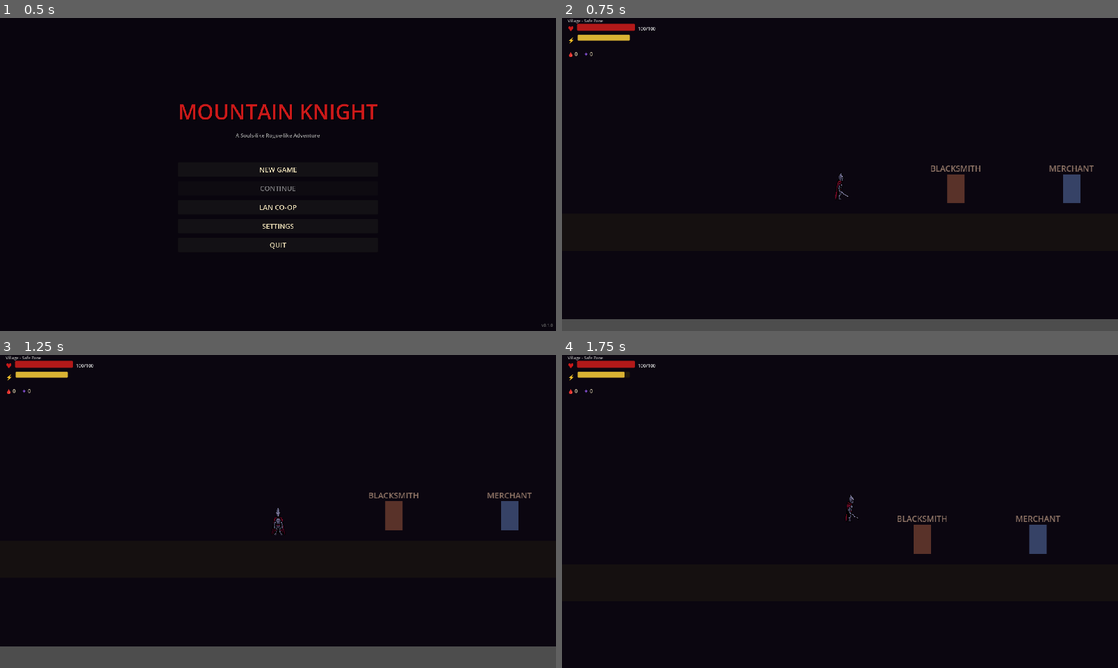
Above: before the commit, frames 1-4 (two rows, left to right).
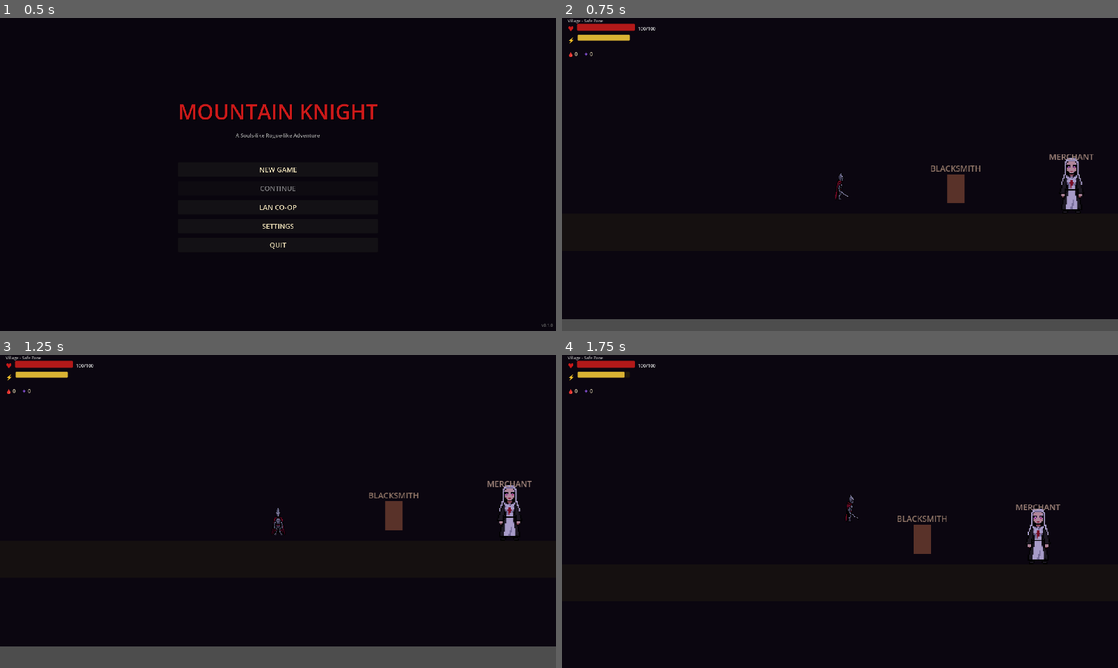
Above: after the commit, the same moments.

Repository: trieuvn/Moutain-knight
Game: Godot game, scene res://scenes/ui/main_menu.tscn
Two runs of this game, one before a commit and one after it. Both use one fixed random seed, a clock stepped at 60 frames per second and the inputs below.
Inputs (mouse positions are in pixels of both pictures, inside the frame that each line leads up to):
- Up to frame 1 (0.5 s): no input
- Up to frame 2 (0.75 s): click "NEW GAME" at 0.5 s
- Up to frame 3 (1.25 s): no input
- Up to frame 4 (1.75 s): move the mouse to (962, 495) at 1.27 s; hold D (move_right) from 1.28 s (still down); hold E (interact) from 1.28 s (still down); tap Space (jump) at 1.52 s

Frame 1 is identical in both runs. In frame 2, 0.6% of the frame differs, in the area x 87-96%, y 43-62%; in frame 3, 0.6%; in frame 4, 0.6%, in the area x 81-90%, y 47-66%.

Commit message:
feat: new import

Diff:
--- /dev/null
+++ b/scenes/npcs/merchant.tscn
@@ -0,0 +1,41 @@
+[gd_scene load_steps=3 format=3 uid="uid://npc_merchant_scene"]
+
+[ext_resource type="Script" path="res://scripts/npcs/base_npc.gd" id="1_script"]
+
+[sub_resource type="RectangleShape2D" id="interact_area"]
+size = Vector2(60, 80)
+
+[node name="Merchant" type="Area2D"]
+collision_layer = 6
+collision_mask = 1
+script = ExtResource("1_script")
+npc_name = "Sister Miriam"
+npc_type = "merchant"
+
+[node name="CollisionShape2D" type="CollisionShape2D" parent="."]
+shape = SubResource("interact_area")
+
+[node name="AnimatedSprite2D" type="AnimatedSprite2D" parent="."]
+position = Vector2(0, -32)
+scale = Vector2(2, 2)
+
+[node name="Label" type="Label" parent="."]
+offset_left = -50.0
+offset_top = -90.0
+offset_right = 50.0
+offset_bottom = -70.0
+theme_override_colors/font_color = Color(0.9, 0.8, 0.6, 1)
+theme_override_font_sizes/font_size = 14
+text = "MERCHANT"
+horizontal_alignment = 1
+
+[node name="InteractLabel" type="Label" parent="."]
+visible = false
+offset_left = -30.0
+offset_top = 20.0
+offset_right = 30.0
+offset_bottom = 40.0
+theme_override_colors/font_color = Color(1, 1, 0.7, 1)
+theme_override_font_sizes/font_size = 12
+text = "[E] Shop"
+horizontal_alignment = 1
--- a/scenes/village/village.tscn
+++ b/scenes/village/village.tscn
@@ -1,8 +1,9 @@
-[gd_scene load_steps=4 format=3 uid="uid://village_main_scene"]
+[gd_scene load_steps=5 format=3 uid="uid://village_main_scene"]
 
 [ext_resource type="Script" path="res://scripts/village/village.gd" id="1_village"]
 [ext_resource type="PackedScene" uid="uid://dxp3f5t8player" path="res://scenes/player/player.tscn" id="2_player"]
 [ext_resource type="PackedScene" uid="uid://hud_main_scene" path="res://scenes/ui/hud.tscn" id="3_hud"]
+[ext_resource type="PackedScene" uid="uid://npc_merchant_scene" path="res://scenes/npcs/merchant.tscn" id="4_merchant"]
 
 [sub_resource type="RectangleShape2D" id="ground_shape"]
 size = Vector2(2000, 64)
@@ -94,41 +95,8 @@
 text = "[E] Talk"
 horizontal_alignment = 1
 
-[node name="Merchant" type="Area2D" parent="NPCs"]
+[node name="Merchant" parent="NPCs" instance=ExtResource("4_merchant")]
 position = Vector2(0, 200)
-collision_layer = 6
-
-[node name="CollisionShape2D" type="CollisionShape2D" parent="NPCs/Merchant"]
-shape = SubResource("wall_shape")
-scale = Vector2(0.3, 0.5)
-
-[node name="Visual" type="ColorRect" parent="NPCs/Merchant"]
-offset_left = -15.0
-offset_top = -50.0
-offset_right = 15.0
-offset_bottom = 0.0
-color = Color(0.3, 0.4, 0.5, 1)
-
-[node name="Label" type="Label" parent="NPCs/Merchant"]
-offset_left = -40.0
-offset_top = -70.0
-offset_right = 40.0
-offset_bottom = -50.0
-theme_override_colors/font_color = Color(0.8, 0.7, 0.5, 1)
-theme_override_font_sizes/font_size = 14
-text = "MERCHANT"
-horizontal_alignment = 1
-
-[node name="InteractLabel" type="Label" parent="NPCs/Merchant"]
-visible = false
-offset_left = -30.0
-offset_top = 10.0
-offset_right = 30.0
-offset_bottom = 30.0
-theme_override_colors/font_color = Color(1, 1, 0.7, 1)
-theme_override_font_sizes/font_size = 12
-text = "[E] Shop"
-horizontal_alignment = 1
 
 [node name="Elder" type="Area2D" parent="NPCs"]
 position = Vector2(200, 200)
--- a/scripts/enemies/base_enemy.gd
+++ b/scripts/enemies/base_enemy.gd
@@ -57,8 +57,8 @@
 
 func _load_sprites() -> void:
 	# Override in child classes for specific sprites
-	# Default: try to load skeleton sprites
-	if sprite and ResourceLoader.exists("res://assets/sprites/enemies/skeleton_enemy_sprites_1770124993026.png"):
+	# Default: load skeleton sprites using SpriteLoader
+	if sprite:
 		SpriteLoader.setup_skeleton_sprite_frames(sprite)
 
 
--- /dev/null
+++ b/scripts/npcs/base_npc.gd
@@ -0,0 +1,72 @@
+# Base NPC script with AnimatedSprite2D support
+extends Area2D
+class_name BaseNPC
+
+@export var npc_name: String = "NPC"
+@export var npc_type: String = "generic"  # "merchant", "blacksmith", "elder"
+
+@onready var sprite: AnimatedSprite2D = $AnimatedSprite2D
+@onready var label: Label = $Label
+@onready var interact_label: Label = $InteractLabel
+
+var player_in_range: bool = false
+
+
+func _ready() -> void:
+	_load_sprites()
+	body_entered.connect(_on_body_entered)
+	body_exited.connect(_on_body_exited)
+
+
+func _load_sprites() -> void:
+	if not sprite:
+		return
+
+	match npc_type:
+		"merchant":
+			SpriteLoader.setup_nun_shopkeeper_sprite_frames(sprite)
+		"blacksmith":
+			# Use placeholder for now (no blacksmith sprite yet)
+			_create_placeholder_sprite(Color(0.5, 0.3, 0.2))
+		"elder":
+			# Use placeholder for now
+			_create_placeholder_sprite(Color(0.4, 0.3, 0.5))
+		_:
+			_create_placeholder_sprite(Color(0.5, 0.5, 0.5))
+
+
+func _create_placeholder_sprite(color: Color) -> void:
+	var frames = SpriteFrames.new()
+	frames.add_animation("idle")
+
+	var img = Image.create(32, 64, false, Image.FORMAT_RGBA8)
+	img.fill(color)
+	var tex = ImageTexture.create_from_image(img)
+	frames.add_frame("idle", tex)
+
+	sprite.sprite_frames = frames
+	sprite.play("idle")
+
+
+func _input(event: InputEvent) -> void:
+	if player_in_range and event.is_action_pressed("interact"):
+		_on_interact()
+
+
+func _on_interact() -> void:
+	print("Interacting with: ", npc_name)
+	# Override in child classes for specific behavior
+
+
+func _on_body_entered(body: Node2D) -> void:
+	if body.is_in_group("player"):
+		player_in_range = true
+		if interact_label:
+			interact_label.visible = true
+
+
+func _on_body_exited(body: Node2D) -> void:
+	if body.is_in_group("player"):
+		player_in_range = false
+		if interact_label:
+			interact_label.visible = false
Not shown, added: assets/sprites/bosses/blood_wraith/rotations/east.png.import
Not shown, added: assets/sprites/bosses/blood_wraith/rotations/north.png.import
Not shown, added: assets/sprites/bosses/blood_wraith/rotations/south.png.import
Not shown, added: assets/sprites/bosses/blood_wraith/rotations/west.png.import
Not shown, added: assets/sprites/bosses/corrupted_bishop/rotations/east.png.import
Not shown, added: assets/sprites/bosses/corrupted_bishop/rotations/north.png.import
Not shown, added: assets/sprites/bosses/corrupted_bishop/rotations/south.png.import
Not shown, added: assets/sprites/bosses/corrupted_bishop/rotations/west.png.import
Not shown, added: assets/sprites/enemies/cultist/rotations/east.png.import
Not shown, added: assets/sprites/enemies/cultist/rotations/north.png.import
Not shown, added: assets/sprites/enemies/cultist/rotations/south.png.import
Not shown, added: assets/sprites/enemies/cultist/rotations/west.png.import
(and 75 more such lines)
